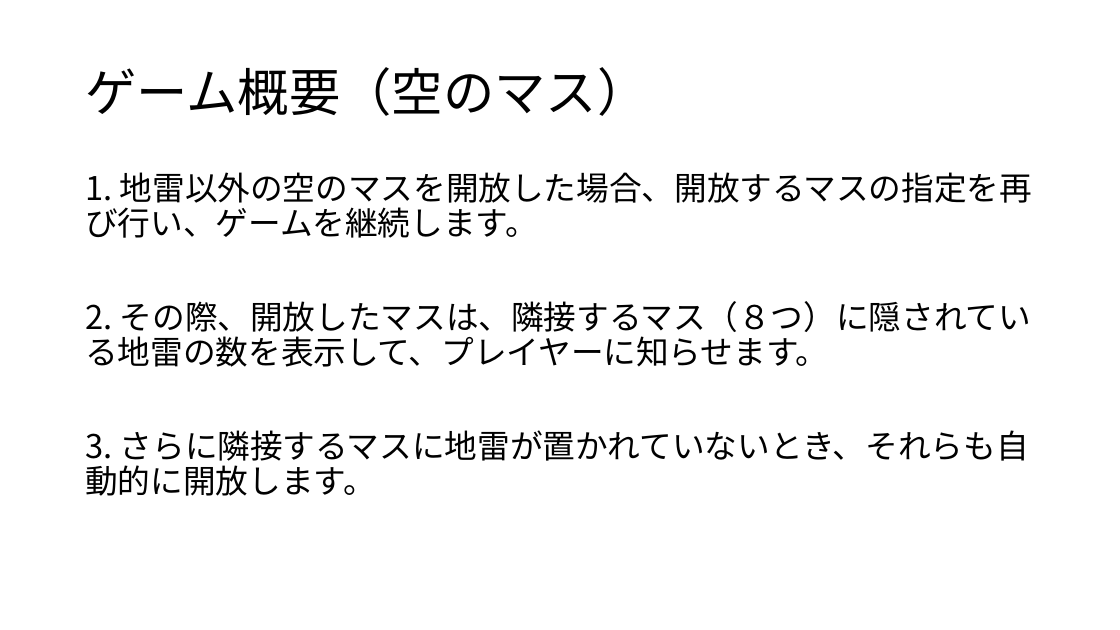
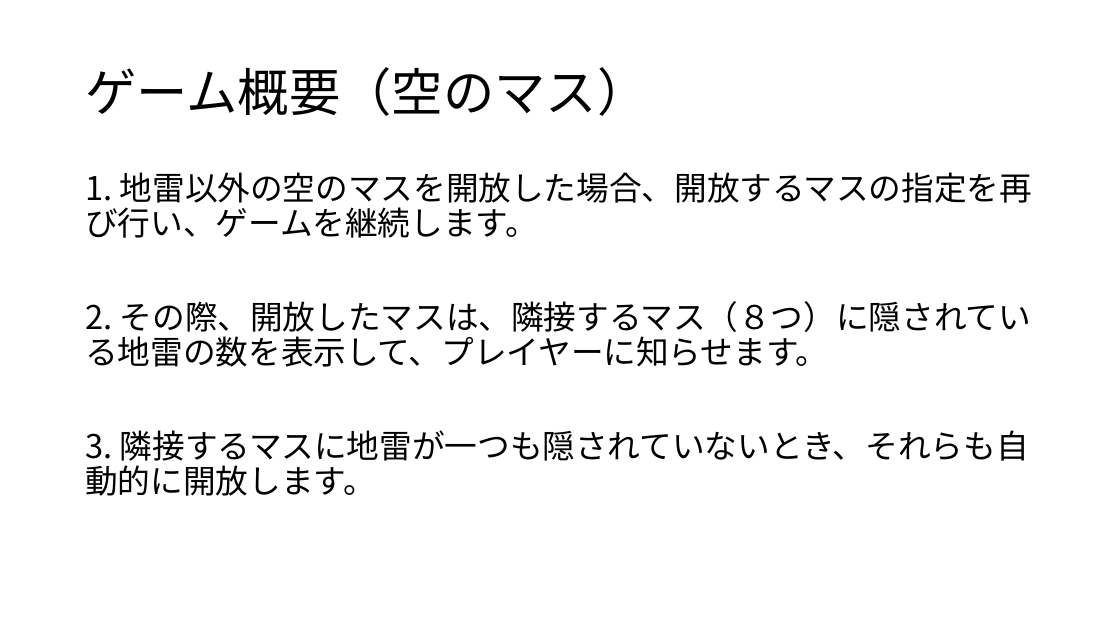
Before and after one commit to Yuma-Hamasaki/zero1_newProject, a slide deck: slide 6 of 01_requirements/マインスイーパー要求書.pptx (slide 5 before the commit). Drawn at 1120x630 pixels with LibreOffice and Linux fonts; fonts in the diff are those of the drawing. Boxes give left, top, right and bottom in pixels: in the first picture for what was removed or moved away, otherwise in the second. Text is boxed around its words. In the diff, an @@ line names an element or a change of style, - is before the commit and + after.

```diff
--- a/01_requirements/マインスイーパー要求書.pptx
+++ b/01_requirements/マインスイーパー要求書.pptx
@@ text at [85,430,1029,496]: text changed @@
-3. さらに隣接するマスに地雷が置かれていないとき、それらも自動的に開放します。
+3. 隣接するマスに地雷が一つも隠されていないとき、それらも自動的に開放します。
```
Also in this commit, not shown: 3 other slides changed.
